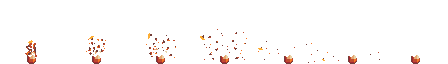
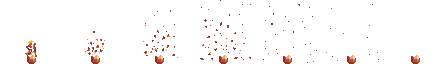
Layered file, before and after one edit (448px x 64px). Changes by layer:
painted on "Pasted Layer #5" over (322, 4, 380, 64)
painted on "Pasted Layer #4" over (258, 4, 318, 64)
painted on "Pasted Layer #3" over (200, 0, 251, 64)
painted on "Pasted Layer #2" over (143, 10, 178, 64)
painted on "Pasted Layer #1" over (85, 31, 106, 64)
